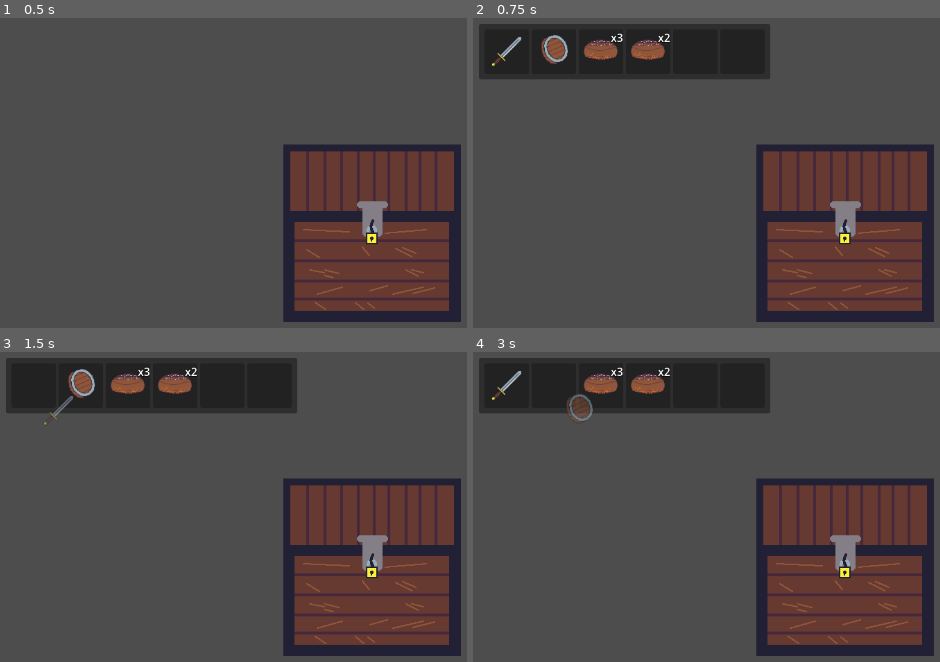
Above: before the commit, frames 1-4 (two rows, left to right).
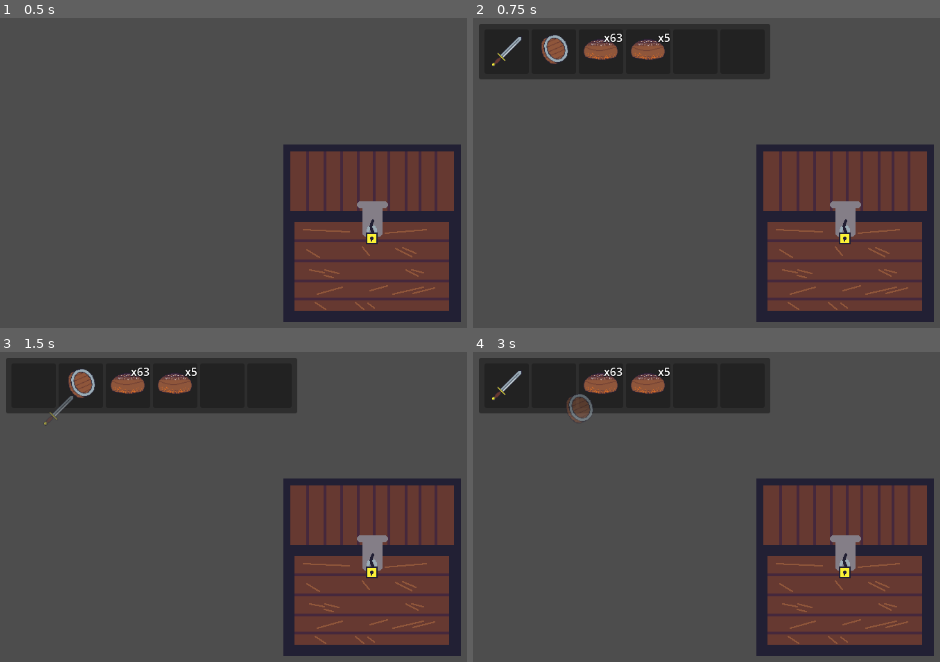
Above: after the commit, the same moments.

Repository: QGeeDev/CraftVentory2D
Game: Godot game, scene res://examples/ExampleScene.tscn
The game is run twice, just before and just after one commit, with the same random seed, the same clock (stepped at 60 frames per second) and the same inputs.
Inputs (mouse positions are in pixels of both pictures, inside the frame that each line leads up to):
- Up to frame 1 (0.5 s): no input
- Up to frame 2 (0.75 s): tap Enter at 0.5 s; move the mouse to (846, 231) at 0.52 s; click (846, 231) at 0.67 s
- Up to frame 3 (1.5 s): tap Space at 1.25 s; move the mouse to (32, 386) at 1.27 s; click (32, 386) at 1.42 s
- Up to frame 4 (3 s): tap Enter at 2 s; click (505, 386) at 2.17 s; tap Space at 2.75 s; move the mouse to (552, 386) at 2.77 s; click (552, 386) at 2.92 s

Frame 1 is identical in both runs. In frame 2, less than 0.1% of the frame differs, in the area x 27-43%, y 4-9%; in frame 3, less than 0.1%; in frame 4, less than 0.1%.

Commit message:
Can place single items in inventory

Diff:
--- a/data/inventory/inventory_data.gd
+++ b/data/inventory/inventory_data.gd
@@ -31,3 +31,17 @@
 
 	inventory_updated.emit(self)
 	return to_return
+
+func create_single_slot_data(slot_data: InventorySlot, index: int) -> InventorySlot:
+	var slot = inventory_slots[index]
+
+	if slot == null:
+		inventory_slots[index] = slot_data.create_single_slot_data()
+	elif slot.can_merge(slot_data):
+		slot.merge_inventory_slot(slot_data.create_single_slot_data())
+
+	inventory_updated.emit(self)
+
+	if slot_data.quantity > 0:
+		return slot_data
+	return null
--- a/data/inventory/inventory_slot.gd
+++ b/data/inventory/inventory_slot.gd
@@ -13,10 +13,21 @@
 		quantity = 1;
 		push_warning("%s not stackable, setting quantity to 1" % item_data.name);
 
+func can_merge(inbound_slot_data: InventorySlot) -> bool:
+	return item_data == inbound_slot_data.item_data \
+		and item_data.stackable \
+		and quantity < MAX_STACK_SIZE
+
 func can_merge_fully(inbound_slot_data: InventorySlot) -> bool:
 	return item_data == inbound_slot_data.item_data \
 		and item_data.stackable \
 		and quantity + inbound_slot_data.quantity <= MAX_STACK_SIZE
 
+func create_single_slot_data() -> InventorySlot:
+	var new_inventory_slot = duplicate()
+	new_inventory_slot.quantity = 1;
+	quantity-=1
+	return new_inventory_slot
+
 func merge_inventory_slot(inbound_slot_data: InventorySlot) -> void:
 	quantity += inbound_slot_data.quantity
--- a/examples/InventoryInterface.gd
+++ b/examples/InventoryInterface.gd
@@ -19,6 +19,10 @@
 			held_slot_data = inventory_data.get_slot_data(index)
 		[_, MOUSE_BUTTON_LEFT]:
 			held_slot_data = inventory_data.set_slot_data(held_slot_data, index)
+		[null, MOUSE_BUTTON_RIGHT]:
+			pass
+		[_, MOUSE_BUTTON_RIGHT]:
+			held_slot_data = inventory_data.create_single_slot_data(held_slot_data, index)
 
 	update_selected_slot()
 
--- a/examples/resources/inventory/ExampleInventory.tres
+++ b/examples/resources/inventory/ExampleInventory.tres
@@ -19,12 +19,12 @@
 [sub_resource type="Resource" id="Resource_751eq"]
 script = ExtResource("2_iyo08")
 item_data = ExtResource("4_c0wtj")
-quantity = 3
+quantity = 63
 
 [sub_resource type="Resource" id="Resource_qsbqh"]
 script = ExtResource("2_iyo08")
 item_data = ExtResource("4_c0wtj")
-quantity = 2
+quantity = 5
 
 [resource]
 script = ExtResource("1_wg3sl")
